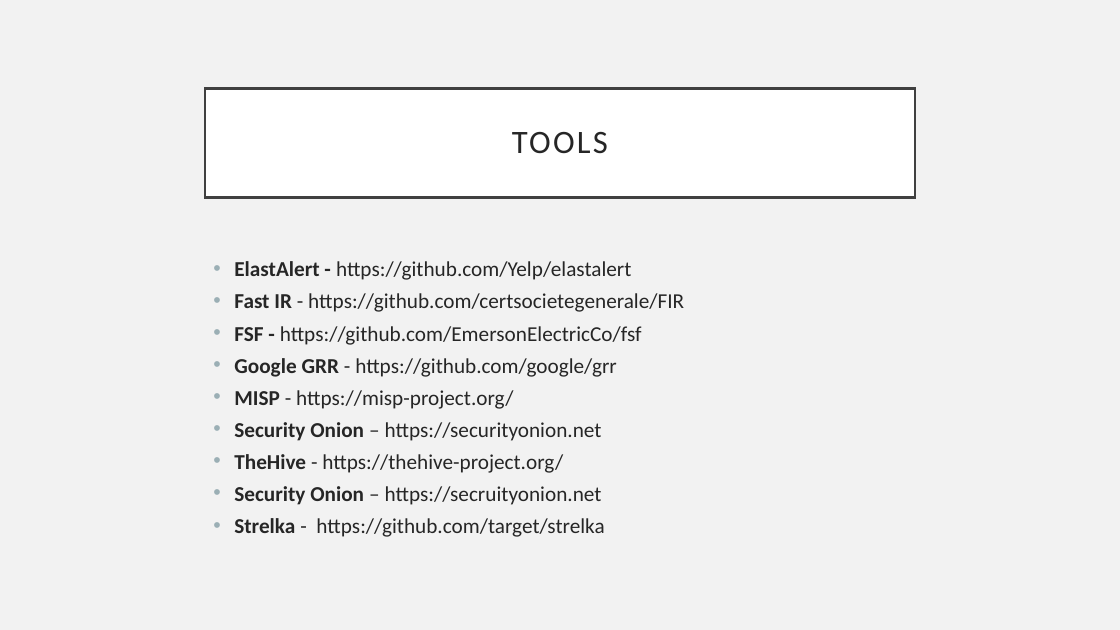
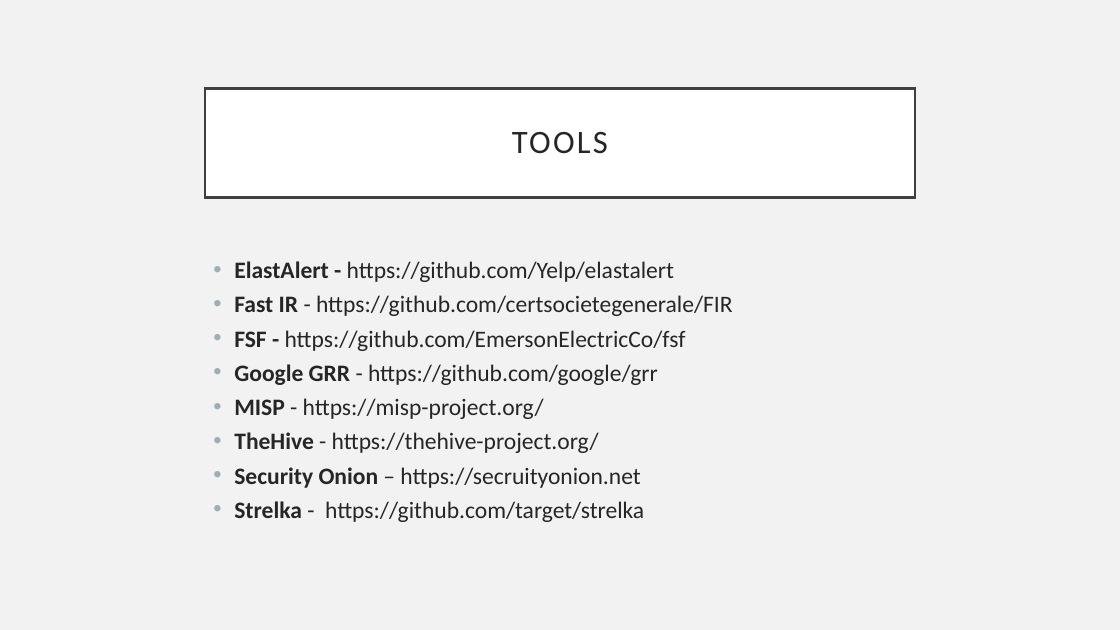
Before and after one commit to weslambert/presentations, a slide deck: slide 45 of 2019_Defcon27_PHV_Augmenting_The_Onion.pptx. Drawn at 1120x630 pixels with LibreOffice and Linux fonts; fonts in the diff are those of the drawing. Boxes give left, top, right and bottom in pixels: in the first picture for what was removed or moved away, otherwise in the second. Text is boxed around its words. In the diff, an @@ line names an element or a change of style, - is before the commit and + after.

```diff
--- a/2019_Defcon27_PHV_Augmenting_The_Onion.pptx
+++ b/2019_Defcon27_PHV_Augmenting_The_Onion.pptx
@@ text "ElastAlert - https://github.com/Yelp/elastalert" at <box>234,261,733,522</box>: size 18.2 to 20.1 pt @@
@@ text at <box>234,422,602,441</box>: paragraph removed @@
-• Security Onion – https://securityonion.net
```
Also in this commit, not shown: 1 other file.
